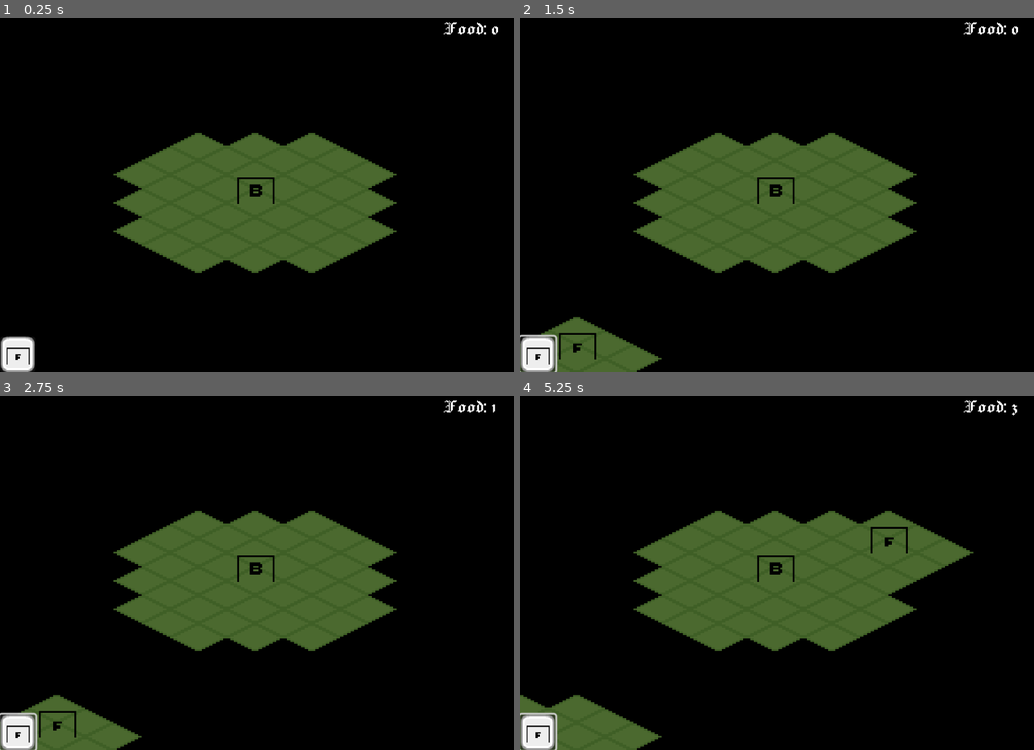
Above: before the commit, frames 1-4 (two rows, left to right).
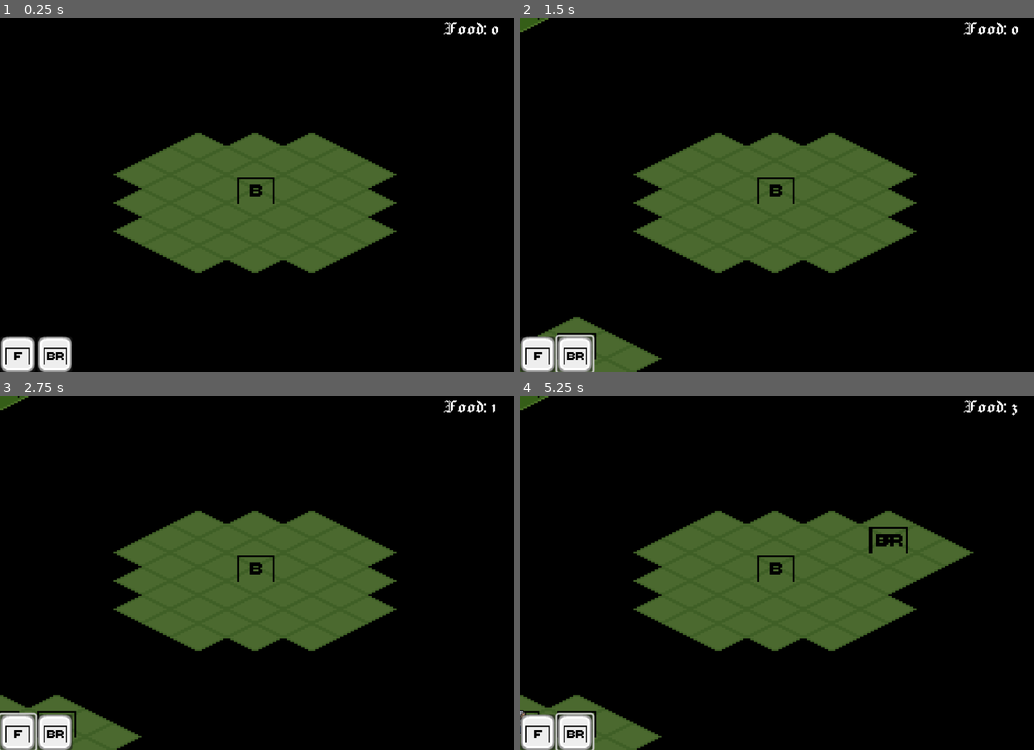
Above: after the commit, the same moments.

Repository: skyegrey/gwj82
Game: Godot game, scene res://Scenes/main.tscn
Same seed, same stepped clock (60 frames per second), same inputs: the game is played once before the commit and once after it.
Inputs (mouse positions are in pixels of both pictures, inside the frame that each line leads up to):
- Up to frame 1 (0.25 s): no input
- Up to frame 2 (1.5 s): click (535, 354) at 0.5 s; click (576, 354) at 1.27 s
- Up to frame 3 (2.75 s): click (15, 732) at 2 s
- Up to frame 4 (5.25 s): click (576, 732) at 2.77 s; click (535, 732) at 3.5 s; click (576, 732) at 4.27 s; tap Enter at 5 s; move the mouse to (900, 555) at 5.02 s; click (900, 555) at 5.17 s

The runs differ from the first frame. In frame 1, 0.6% of the frame differs, in the area x 1-15%, y 89-100%; in frame 2, 1.0%; in frame 3, 1.0%; in frame 4, 1.3%, in the area x 0-75%, y 0-100%.

Commit message:
Unit spawning from barracks

Diff:
--- /dev/null
+++ b/godot/Scenes/barracks.tscn
@@ -0,0 +1,22 @@
+[gd_scene load_steps=5 format=3 uid="uid://cius2353u2ip"]
+
+[ext_resource type="Texture2D" uid="uid://vbktxr4tjsdo" path="res://Assets/UI/valid-placement-sprite.png" id="1_3p7p4"]
+[ext_resource type="Script" uid="uid://ybwmq0m2imk0" path="res://Scripts/barracks.gd" id="1_87o8n"]
+[ext_resource type="Texture2D" uid="uid://dbqd2vkeyqkwp" path="res://Assets/UI/invalid-placement.png" id="2_87o8n"]
+[ext_resource type="Texture2D" uid="uid://cen6ke0tpa4br" path="res://Assets/Buildings/barracks.png" id="4_87o8n"]
+
+[node name="Barracks" type="Node2D"]
+script = ExtResource("1_87o8n")
+
+[node name="ValidPlacementSprite" type="Sprite2D" parent="."]
+texture = ExtResource("1_3p7p4")
+
+[node name="InvalidPlacementSprite" type="Sprite2D" parent="."]
+visible = false
+texture = ExtResource("2_87o8n")
+
+[node name="BuildingSprite" type="Sprite2D" parent="."]
+texture = ExtResource("4_87o8n")
+offset = Vector2(0, -8)
+
+[node name="ProductionTimer" type="Timer" parent="."]
--- /dev/null
+++ b/godot/Scenes/farm.tscn
@@ -0,0 +1,22 @@
+[gd_scene load_steps=5 format=3 uid="uid://go610umh62du"]
+
+[ext_resource type="Script" uid="uid://djcosmixujjoc" path="res://Scripts/farm.gd" id="1_30eac"]
+[ext_resource type="Texture2D" uid="uid://vbktxr4tjsdo" path="res://Assets/UI/valid-placement-sprite.png" id="2_78d4p"]
+[ext_resource type="Texture2D" uid="uid://dbqd2vkeyqkwp" path="res://Assets/UI/invalid-placement.png" id="3_xrnc3"]
+[ext_resource type="Texture2D" uid="uid://dqda6onop1s0g" path="res://Assets/Buildings/farm.png" id="4_dojjk"]
+
+[node name="Farm" type="Node2D"]
+script = ExtResource("1_30eac")
+
+[node name="ValidPlacementSprite" type="Sprite2D" parent="."]
+texture = ExtResource("2_78d4p")
+
+[node name="InvalidPlacementSprite" type="Sprite2D" parent="."]
+visible = false
+texture = ExtResource("3_xrnc3")
+
+[node name="BuildingSprite" type="Sprite2D" parent="."]
+texture = ExtResource("4_dojjk")
+offset = Vector2(0, -8)
+
+[node name="ProductionTimer" type="Timer" parent="."]
--- a/godot/Scenes/main.tscn
+++ b/godot/Scenes/main.tscn
@@ -1,18 +1,17 @@
-[gd_scene load_steps=16 format=4 uid="uid://dsjfqxww1lyyx"]
+[gd_scene load_steps=15 format=4 uid="uid://dsjfqxww1lyyx"]
 
 [ext_resource type="Texture2D" uid="uid://bxkrx08eblltb" path="res://Assets/Tileset/tileset.png" id="1_jjgbg"]
 [ext_resource type="Script" uid="uid://pa165e7pxbxn" path="res://Scripts/main.gd" id="1_kry3j"]
-[ext_resource type="Script" uid="uid://b1n5qbkyckmcx" path="res://Scenes/inventory.gd" id="2_6iyac"]
+[ext_resource type="Script" uid="uid://b1n5qbkyckmcx" path="res://Scripts/inventory.gd" id="2_6iyac"]
 [ext_resource type="Texture2D" uid="uid://cafsb4ru3yly2" path="res://Assets/Buildings/base.png" id="2_bo1nx"]
 [ext_resource type="Texture2D" uid="uid://su5jf83x7e00" path="res://Assets/UI/menu-tile.png" id="3_8gbba"]
 [ext_resource type="Script" uid="uid://b5lvf20uvxvdf" path="res://Scripts/buildings.gd" id="3_21xkr"]
 [ext_resource type="Script" uid="uid://cp5r46qkklf3g" path="res://Scripts/fog_layer.gd" id="3_hptm8"]
 [ext_resource type="Texture2D" uid="uid://dqda6onop1s0g" path="res://Assets/Buildings/farm.png" id="4_jjvhh"]
-[ext_resource type="Script" uid="uid://djcosmixujjoc" path="res://Scripts/farm.gd" id="5_6bp64"]
-[ext_resource type="Texture2D" uid="uid://vbktxr4tjsdo" path="res://Assets/UI/valid-placement-sprite.png" id="6_344ge"]
-[ext_resource type="Texture2D" uid="uid://dbqd2vkeyqkwp" path="res://Assets/UI/invalid-placement.png" id="7_ynf5e"]
 [ext_resource type="Script" uid="uid://n67fx23skjjj" path="res://Scripts/camera.gd" id="10_d1ilt"]
-[ext_resource type="Script" uid="uid://bc2q5l3tlpwkq" path="res://Scenes/resource_display.gd" id="12_fdnlq"]
+[ext_resource type="Texture2D" uid="uid://cen6ke0tpa4br" path="res://Assets/Buildings/barracks.png" id="11_d1ilt"]
+[ext_resource type="Script" uid="uid://c4kua803dyek3" path="res://Scripts/player_units.gd" id="12_6iyac"]
+[ext_resource type="Script" uid="uid://bc2q5l3tlpwkq" path="res://Scripts/resource_display.gd" id="12_fdnlq"]
 
 [sub_resource type="TileSetAtlasSource" id="TileSetAtlasSource_bo1nx"]
 texture = ExtResource("1_jjgbg")
@@ -44,6 +43,7 @@
 tile_set = SubResource("TileSet_8gbba")
 
 [node name="FogLayer" type="TileMapLayer" parent="Map"]
+unique_name_in_owner = true
 use_parent_material = true
 tile_map_data = PackedByteArray("AAD///X/AQABAAAAAAD///b/AQABAAAAAAD///f/AQABAAAAAAD///j/AQABAAAAAAD///n/AQABAAAAAAD/// …(16240 unchanged characters)…
 tile_set = SubResource("TileSet_8gbba")
@@ -58,23 +58,6 @@
 
 [node name="Sprite2D" type="Sprite2D" parent="Buildings/TownCenter"]
 texture = ExtResource("2_bo1nx")
-
-[node name="Farm" type="Node2D" parent="Buildings"]
-visible = false
-script = ExtResource("5_6bp64")
-
-[node name="ValidPlacementSprite" type="Sprite2D" parent="Buildings/Farm"]
-texture = ExtResource("6_344ge")
-
-[node name="InvalidPlacementSprite" type="Sprite2D" parent="Buildings/Farm"]
-visible = false
-texture = ExtResource("7_ynf5e")
-
-[node name="BuildingSprite" type="Sprite2D" parent="Buildings/Farm"]
-texture = ExtResource("4_jjvhh")
-offset = Vector2(0, -8)
-
-[node name="ProductionTimer" type="Timer" parent="Buildings/Farm"]
 
 [node name="Camera" type="Camera2D" parent="."]
 unique_name_in_owner = true
@@ -155,3 +138,35 @@
 offset_bottom = 40.0
 texture = ExtResource("4_jjvhh")
 metadata/_edit_lock_ = true
+
+[node name="BarracksButton" type="Button" parent="CanvasLayer/UI/BuildMenu"]
+layout_mode = 1
+anchors_preset = 2
+anchor_top = 1.0
+anchor_bottom = 1.0
+offset_left = 42.0
+offset_top = -40.0
+offset_right = 82.0
+grow_vertical = 0
+
+[node name="TextureRect" type="TextureRect" parent="CanvasLayer/UI/BuildMenu/BarracksButton"]
+layout_mode = 1
+anchors_preset = 2
+anchor_top = 1.0
+anchor_bottom = 1.0
+offset_top = -40.0
+offset_right = 40.0
+grow_vertical = 0
+texture = ExtResource("3_8gbba")
+metadata/_edit_lock_ = true
+
+[node name="Sprite2D" type="TextureRect" parent="CanvasLayer/UI/BuildMenu/BarracksButton"]
+layout_mode = 0
+offset_right = 40.0
+offset_bottom = 40.0
+texture = ExtResource("11_d1ilt")
+metadata/_edit_lock_ = true
+
+[node name="PlayerUnits" type="Node2D" parent="."]
+unique_name_in_owner = true
+script = ExtResource("12_6iyac")
--- /dev/null
+++ b/godot/Scenes/spearman.tscn
@@ -0,0 +1,29 @@
+[gd_scene load_steps=5 format=3 uid="uid://dix5jy11yf3jb"]
+
+[ext_resource type="Script" uid="uid://dmfqgqxmnm8ul" path="res://Scripts/knight.gd" id="1_vifib"]
+[ext_resource type="Texture2D" uid="uid://bji0aljqwixda" path="res://Assets/PlayerUnits/Spearman/Spearman_Idle.png" id="2_0kok3"]
+
+[sub_resource type="AtlasTexture" id="AtlasTexture_jkdf5"]
+atlas = ExtResource("2_0kok3")
+region = Rect2(0, 256, 128, 128)
+
+[sub_resource type="SpriteFrames" id="SpriteFrames_wsu2k"]
+animations = [{
+"frames": [{
+"duration": 1.0,
+"texture": SubResource("AtlasTexture_jkdf5")
+}],
+"loop": true,
+"name": &"default",
+"speed": 5.0
+}]
+
+[node name="Spearman" type="Node2D"]
+script = ExtResource("1_vifib")
+
+[node name="Sprite2D" type="AnimatedSprite2D" parent="."]
+position = Vector2(0, -8)
+scale = Vector2(0.5, 0.5)
+sprite_frames = SubResource("SpriteFrames_wsu2k")
+autoplay = "default"
+metadata/_edit_lock_ = true
--- /dev/null
+++ b/godot/Scripts/barracks.gd
@@ -0,0 +1,9 @@
+class_name Barracks extends Building
+
+const SPEARMAN = preload("res://Scenes/spearman.tscn")
+
+@onready var unit_capacity: int = 2
+
+func _produce():
+	var spawned_unit = player_units.spawn_unit(SPEARMAN)
+	spawned_unit.position = position
--- /dev/null
+++ b/godot/Scripts/building.gd
@@ -0,0 +1,58 @@
+class_name Building extends Node2D
+
+# Scene Refs
+@onready var camera: Camera2D
+@onready var ground_layer: TileMapLayer
+@onready var inventory: Inventory
+@onready var buildings: Buildings
+@onready var player_units: PlayerUnits
+
+# Children Refs
+@onready var invalid_placement_sprite = $InvalidPlacementSprite
+@onready var valid_placement_sprite = $ValidPlacementSprite
+@onready var production_timer = $ProductionTimer
+
+# States
+@onready var is_placing: bool = true
+@onready var can_place: bool = false
+
+# Properties
+@onready var light_level = 1
+
+func _ready():
+	production_timer.timeout.connect(_produce)
+
+func _produce():
+	pass
+
+func _input(event):
+	if is_placing:
+		if event is InputEventMouseButton:
+			if event.button_index == MOUSE_BUTTON_LEFT:
+				if event.pressed == true:
+					if can_place:
+						end_placing(_get_mouse_map_coordinates(event.position))
+		if event is InputEventMouseMotion:
+			position = ground_layer.map_to_local(_get_mouse_map_coordinates(event.position))
+			# TODO Extract to toggle function
+			toggle_can_place_building(
+				buildings.can_place_building(_get_mouse_map_coordinates(
+					event.position)))
+
+func _get_mouse_map_coordinates(_position):
+	return ground_layer.local_to_map(ground_layer.to_local((_position -
+	Vector2(600, 400)) / camera.zoom + camera.position))
+
+func begin_placing():
+	is_placing = true
+
+func toggle_can_place_building(_can_place: bool):
+	can_place = _can_place
+	valid_placement_sprite.visible = _can_place
+	invalid_placement_sprite.visible = not _can_place
+
+func end_placing(map_coordinates):
+	production_timer.start()
+	valid_placement_sprite.visible = false
+	buildings.place_building(map_coordinates, self)
+	is_placing = false
--- a/godot/Scripts/buildings.gd
+++ b/godot/Scripts/buildings.gd
@@ -1,9 +1,17 @@
 class_name Buildings extends Node2D
 
+# Building Scenes
+const FARM = preload("res://Scenes/farm.tscn")
+const BARRACKS = preload("res://Scenes/barracks.tscn")
+
+# Scene references
 @onready var town_center = $TownCenter
-@onready var fog_layer: FogLayer = $"../Map/FogLayer"
+@onready var fog_layer: TileMapLayer = %FogLayer
+@onready var camera: Camera2D = %Camera
+@onready var ground_layer: TileMapLayer = %GroundLayer
+@onready var inventory: Inventory = %Inventory
+@onready var player_units = %PlayerUnits
 
-@onready var farm: Farm = $Farm
 @onready var buildings_positions = {
 	Vector2i(10, 2): town_center
 }
@@ -12,14 +20,23 @@
 	var start_tile = Vector2i(10, 2)
 	reveal_tiles(start_tile, 3)
 
-func begin_placing_building():
-	_create_building()
+func begin_placing_building(building_type: String):
+	match building_type:
+		"Farm":
+			_create_building(FARM)
+		"Barracks":
+			_create_building(BARRACKS)
 
-func _create_building():
-	farm.visible = true
-	farm.begin_placing()
+func _create_building(building_scene: PackedScene):
+	var new_building = building_scene.instantiate()
+	new_building.camera = camera
+	new_building.ground_layer = ground_layer
+	new_building.inventory = inventory
+	new_building.buildings = self
+	new_building.player_units = player_units
+	add_child(new_building)
 
-func place_building(map_coordinates, building: Farm):
+func place_building(map_coordinates, building: Building):
 	reveal_tiles(map_coordinates, building.light_level)
 	buildings_positions[map_coordinates] = building
 
--- a/godot/Scripts/farm.gd
+++ b/godot/Scripts/farm.gd
@@ -1,63 +1,4 @@
-class_name Farm extends Node2D
-
-# Scene Refs
-@onready var camera = %Camera
-@onready var ground_layer: TileMapLayer = %GroundLayer
-@onready var inventory = %Inventory
-@onready var buildings: Buildings = %Buildings
-
-
-# Children Refs
-@onready var invalid_placement_sprite = $InvalidPlacementSprite
-@onready var valid_placement_sprite = $ValidPlacementSprite
-@onready var production_timer = $ProductionTimer
-
-# States
-@onready var is_placing: bool = false
-@onready var can_place: bool = false
-
-# Properties
-@onready var light_level = 1
-
-
-func _ready():
-	production_timer.timeout.connect(_produce)
-
-
-func _process(delta):
-	pass
-
-func begin_placing():
-	is_placing = true
-
-func _get_mouse_map_coordinates(_position):
-	return ground_layer.local_to_map(ground_layer.to_local((_position -
-	Vector2(600, 400)) / camera.zoom + camera.position))
-
-func _input(event):
-	if is_placing:
-		if event is InputEventMouseButton:
-			if event.button_index == MOUSE_BUTTON_LEFT:
-				if event.pressed == true:
-					if can_place:
-						end_placing(_get_mouse_map_coordinates(event.position))
-		if event is InputEventMouseMotion:
-			position = ground_layer.map_to_local(_get_mouse_map_coordinates(event.position))
-			# TODO Extract to toggle function
-			toggle_can_place_building(
-				buildings.can_place_building(_get_mouse_map_coordinates(
-					event.position)))
-
-func toggle_can_place_building(_can_place: bool):
-	can_place = _can_place
-	valid_placement_sprite.visible = _can_place
-	invalid_placement_sprite.visible = not _can_place
-
-func end_placing(map_coordinates):
-	production_timer.start()
-	valid_placement_sprite.visible = false
-	buildings.place_building(map_coordinates, self)
-	is_placing = false
+class_name Farm extends Building
 
 func _produce():
 	inventory.add_resource(Inventory.ResourceKey.FOOD, 1)
--- /dev/null
+++ b/godot/Scripts/knight.gd
@@ -0,0 +1 @@
+class_name Knight extends PlayerUnit
--- a/godot/Scripts/main.gd
+++ b/godot/Scripts/main.gd
@@ -1,11 +1,17 @@
 extends Node2D
 
-
 @onready var farm_button = $CanvasLayer/UI/BuildMenu/FarmButton
+@onready var barracks_button = $CanvasLayer/UI/BuildMenu/BarracksButton
 @onready var buildings = $Buildings
 
 func _ready():
 	farm_button.pressed.connect(_on_farm_button_pressed)
+	barracks_button.pressed.connect(_on_barracks_button_pressed)
 
 func _on_farm_button_pressed():
-	buildings.begin_placing_building()
+	# TODO Convert to resources
+	buildings.begin_placing_building("Farm")
+
+func _on_barracks_button_pressed():
+	# TODO Convert to resources
+	buildings.begin_placing_building("Barracks")
--- /dev/null
+++ b/godot/Scripts/player_unit.gd
@@ -0,0 +1 @@
+class_name PlayerUnit extends Node2D
--- /dev/null
+++ b/godot/Scripts/player_units.gd
@@ -0,0 +1,7 @@
+class_name PlayerUnits extends Node2D
+
+
+func spawn_unit(unit_scene: PackedScene):
+	var new_unit = unit_scene.instantiate()
+	add_child(new_unit)
+	return new_unit
Binary file added: godot/Assets/Buildings/barracks.png
Not shown, added: godot/Assets/Buildings/barracks.png.import
Binary file changed: godot/Assets/Buildings/farm.png
Binary file added: godot/Assets/PlayerUnits/Spearman/Spearman_Idle.png
Not shown, added: godot/Assets/PlayerUnits/Spearman/Spearman_Idle.png.import
Not shown, added: godot/Scripts/barracks.gd.uid
Not shown, added: godot/Scripts/building.gd.uid
Renamed: godot/Scenes/inventory.gd -> godot/Scripts/inventory.gd
Renamed: godot/Scenes/inventory.gd.uid -> godot/Scripts/inventory.gd.uid
Not shown, added: godot/Scripts/knight.gd.uid
Not shown, added: godot/Scripts/player_unit.gd.uid
Not shown, added: godot/Scripts/player_units.gd.uid
(and 3 more such lines)
